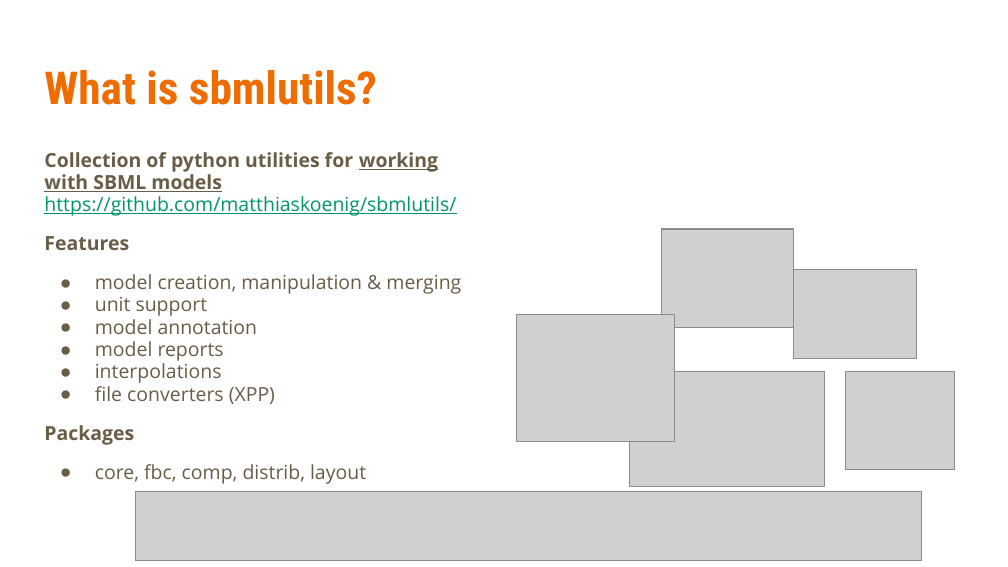
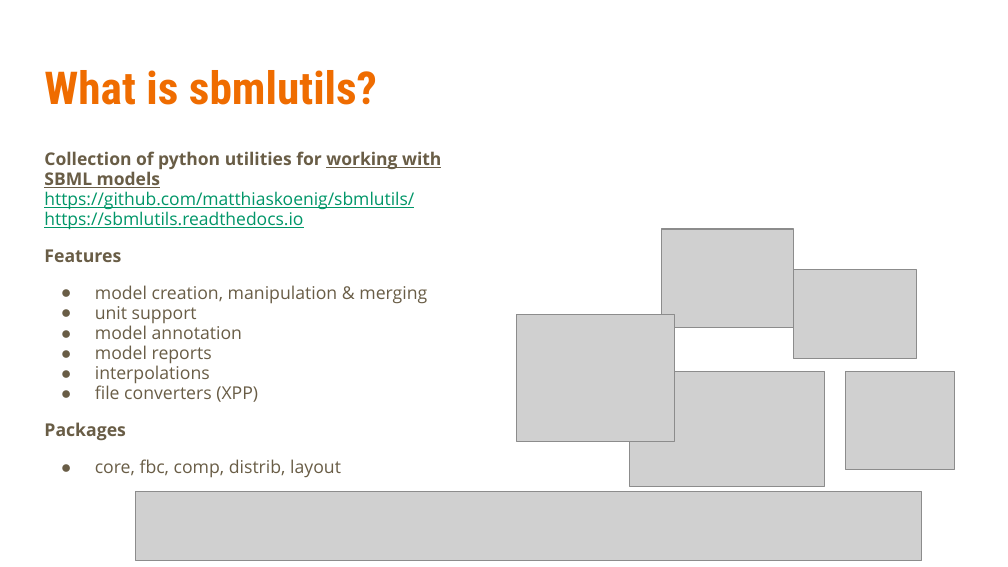
Before and after one commit to matthiaskoenig/sbmlutils, a slide deck: slide 2 of docs/presentations/harmony2021/sbmlutils & sbmlsim.pptx. Drawn at 1008x567 pixels with LibreOffice and Linux fonts; fonts in the diff are those of the drawing; grey boxes stand for pictures. Boxes give left, top, right and bottom in pixels: in the first picture for what was removed or moved away, otherwise in the second. Text is boxed around its words. In the diff, an @@ line names an element or a change of style, - is before the commit and + after.

```diff
--- a/docs/presentations/harmony2021/sbmlutils & sbmlsim.pptx
+++ b/docs/presentations/harmony2021/sbmlutils & sbmlsim.pptx
@@ text at [44,151,441,230]: text changed; size 13.8 to 12.5 pt; text colour #695D46 to #009668; bold off @@
-Collection of python utilities for working with SBML models
-https://github.com/matthiaskoenig/sbmlutils/
+Collection of python utilities for working with SBML models
+https://github.com/matthiaskoenig/sbmlutils/
+https://sbmlutils.readthedocs.io
@@ text at [44,249,427,478]: size 13.9 to 12.6 pt in "Features", "model creation, manipulation & merging", "unit support", "model annotation" and 5 more places; indent changed @@
```
Also in this commit, not shown: 3 other slides changed, 5 other files.
